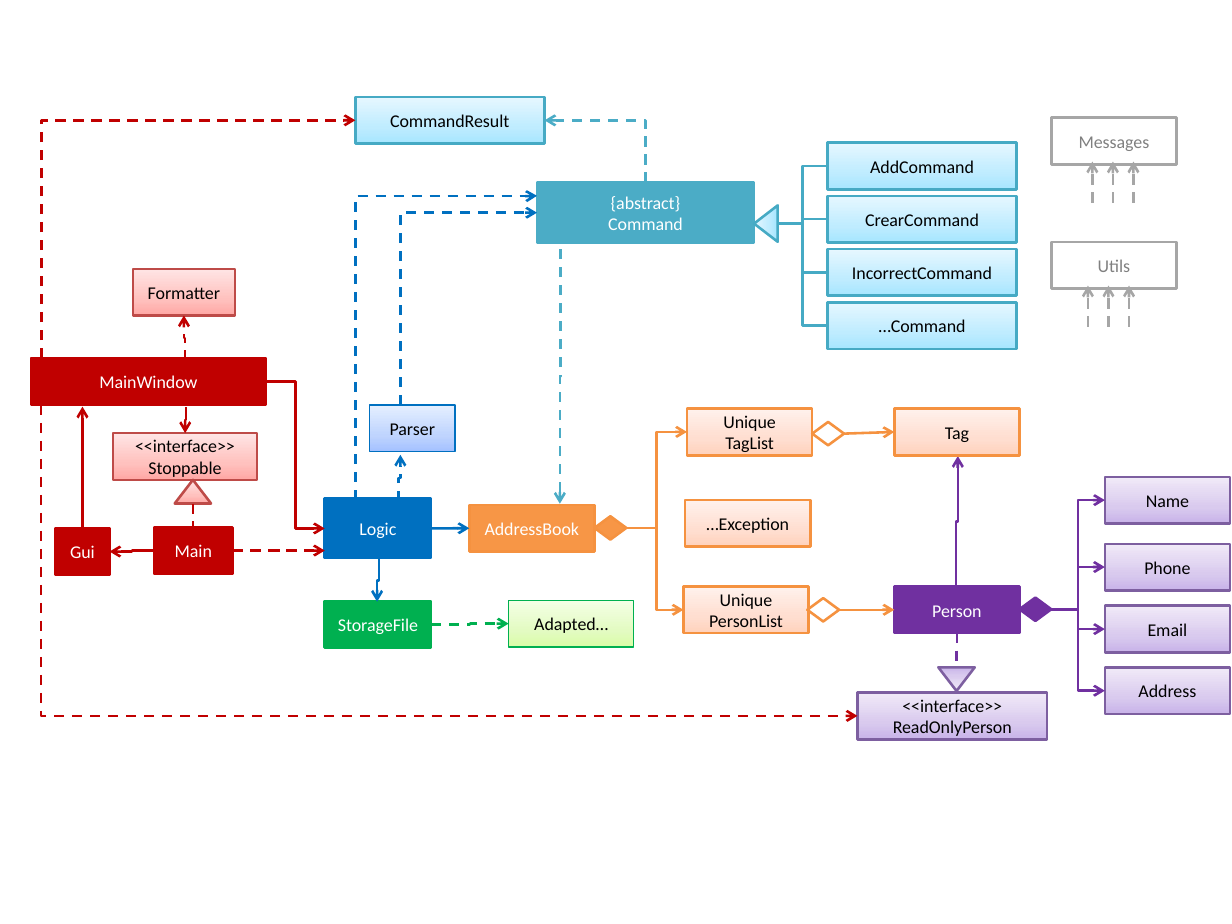
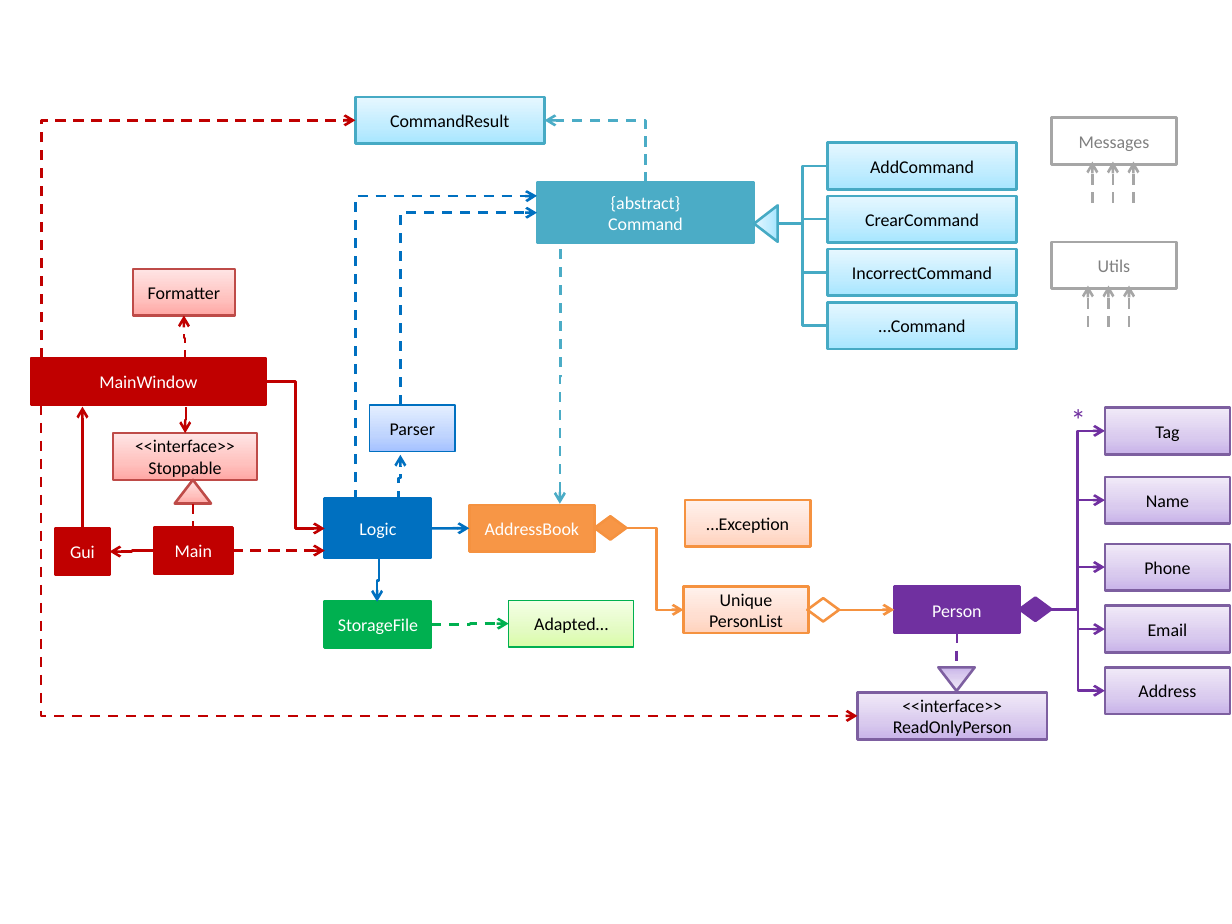
Before and after one commit to CS2113-AY1819S1-F10-3/Main, a slide deck: slide 2 of docs/Diagrams.pptx. Drawn at 1232x924 pixels with LibreOffice and Linux fonts; fonts in the diff are those of the drawing. Boxes give left, top, right and bottom in pixels: in the first picture for what was removed or moved away, otherwise in the second. Text is boxed around its words. In the diff, an @@ line names an element or a change of style, - is before the commit and + after.

Commit message:
docs/mainClassDiagram: remove UniqueTagList
AddressBook previously had a UniqueTagList linked to it as the
master tag list, which was reflected in the mainClassDiagram
architecture diagram in the DeveloperGuide.

Since AddressBook does not use a master tag list anymore, and
UniqueTagList has been removed, the architecture diagram is no
longer consistent with the program.

Let's update the mainClassDiagram architecture diagram.

```diff
--- a/docs/Diagrams.pptx
+++ b/docs/Diagrams.pptx
@@ rectangle removed at [687,409,813,456] @@
-Unique
-TagList
@@ text added at [1071,394,1083,444], 18 pt, text #7030A0 @@
+*
@@ rectangle "Tag": place and size @@
-rectangle "Tag" at [894,409,1020,456]
+rectangle "Tag" at [1105,408,1231,455]
@@ rectangle "Tag" at [1105,408,1231,455]: fill gradient #FFD2BD to #FFDED0 to #FFF2ED to gradient #C9B5E8 to #D8CBEE to #F0EAF9; outline #F69240 1.5 pt to #7D60A0 1.5 pt @@
@@ elbow arrow removed from (626, 529) to (687, 432) @@
@@ diamond removed at [812,423,844,446] @@
@@ arrow removed from (844, 434) to (894, 432) @@
@@ elbow arrow moved from (956, 588) - (957, 456) to (1077, 610) - (1105, 431) @@
```
Also in this commit, not shown: 1 other file.
